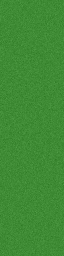
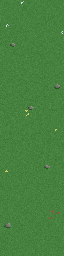
Comparing the layer stacks of the two 64×256 images. Changes:
added layer "Ebene 3" above "stones" over left=5, top=1, right=63, bottom=219
added group "stones" with 2 layers above "Farbton/Sättigung 1" over left=4, top=43, right=60, bottom=228
moved "Ebene 1" into group "stones", painted on it over left=6, top=43, right=60, bottom=227
added layer "Ebene 2" (darken, 35%) in group "stones" over left=4, top=44, right=60, bottom=228
